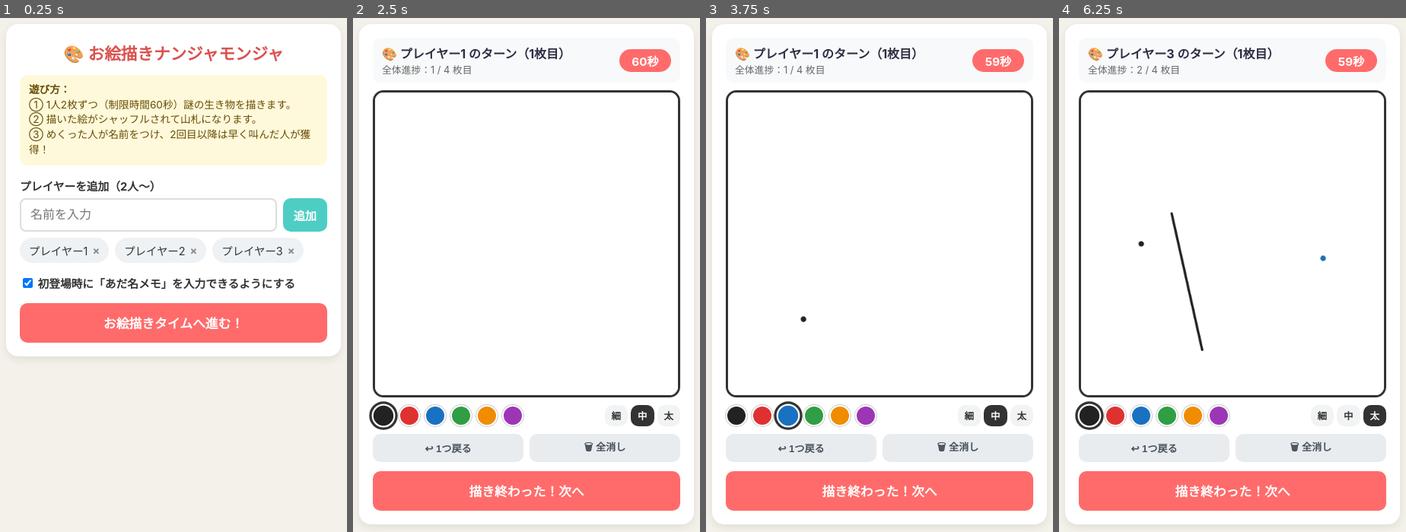
Above: before the commit, frames 1-4 (left to right).
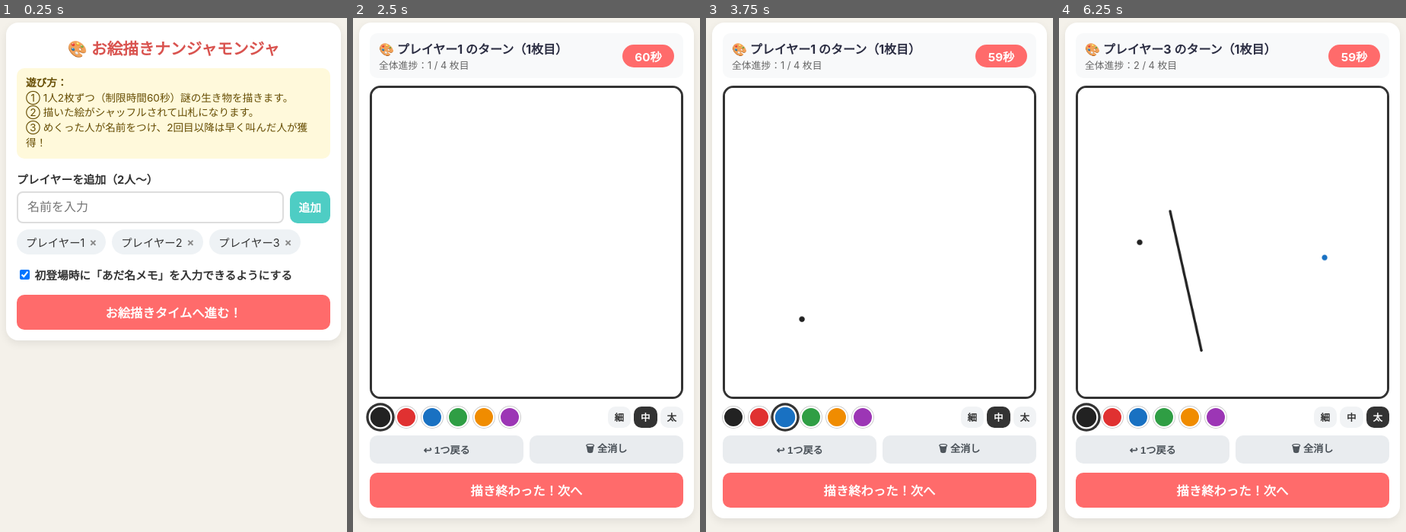
Above: after the commit, the same moments.

Repository: ketsu7/nanjamonja-game
Game: browser game, page index.html
Same seed, same stepped clock (60 frames per second), same inputs: the game is played once before the commit and once after it.
Inputs (mouse positions are in pixels of both pictures, inside the frame that each line leads up to; where the layout moved, square brackets give the same spot in the first picture):
- Up to frame 1 (0.25 s): no input
- Up to frame 2 (2.5 s): click (526, 182) [526, 187] at 0.27 s; click (526, 213) [526, 223] at 1.07 s; click (377, 275) [380, 280] at 1.27 s; click (460, 151) [460, 156] at 1.67 s; click (543, 239) [547, 249] at 1.87 s; press the mouse at (592, 131) [592, 141] at 2.27 s; release the mouse at (526, 115) [526, 120] at 2.4 s; click "お絵描きタイムへ進む！" at 2.47 s
- Up to frame 3 (3.75 s): click (924, 305) at 2.87 s; click "🗑 全消し" at 3.07 s; click (803, 321) at 3.47 s; click (785, 418) [789, 413] at 3.67 s
- Up to frame 4 (6.25 s): press the mouse at (1232, 182) at 4.07 s; release the mouse at (1201, 352) [1201, 346] at 4.2 s; click "描き終わった！次へ" at 4.27 s; click (1326, 259) [1322, 259] at 4.67 s; click (1086, 418) [1090, 413] at 4.87 s; click (1138, 244) [1142, 244] at 5.27 s; click "細" at 5.47 s; press the mouse at (1201, 352) [1201, 346] at 5.87 s; release the mouse at (1170, 213) at 6 s; click "太" at 6.07 s

The runs differ from the first frame. In frame 1, 17% of the frame differs, in the area x 1-99%, y 1-65%; in frame 2, 8.2%; in frame 3, 8.3%; in frame 4, 8.6%.

Commit message:
index.html の更新

Diff:
--- a/index.html
+++ b/index.html
@@ -14,15 +14,15 @@
       background-color: #f4f1ea;
       color: #333;
       margin: 0;
-      padding: 12px;
+      padding: 10px;
       display: flex;
       flex-direction: column;
       align-items: center;
       min-height: 100vh;
     }
     h1 {
-      font-size: 1.35rem;
-      margin: 4px 0 14px;
+      font-size: 1.3rem;
+      margin: 4px 0 12px;
       color: #d9534f;
       text-align: center;
     }
@@ -32,7 +32,7 @@
       max-width: 440px;
       background: #fff;
       border-radius: 16px;
-      padding: 18px;
+      padding: 14px;
       box-shadow: 0 4px 12px rgba(0,0,0,0.08);
     }
     .screen.active {
@@ -63,8 +63,8 @@
     button {
       border: none;
       border-radius: 10px;
-      padding: 11px 14px;
-      font-size: 0.95rem;
+      padding: 10px 12px;
+      font-size: 0.92rem;
       font-weight: bold;
       cursor: pointer;
       transition: transform 0.05s, opacity 0.15s;
@@ -76,8 +76,8 @@
       background-color: #ff6b6b;
       color: #fff;
       width: 100%;
-      font-size: 1.05rem;
-      padding: 14px;
+      font-size: 1.02rem;
+      padding: 11px;
     }
     .btn-secondary {
       background-color: #4ecdc4;
@@ -222,12 +222,12 @@
     .status-bar {
       display: flex;
       justify-content: space-between;
-      font-size: 0.88rem;
+      font-size: 0.85rem;
       font-weight: bold;
       color: #555;
-      margin-bottom: 8px;
+      margin-bottom: 6px;
       background: #f8f9fa;
-      padding: 8px 12px;
+      padding: 6px 10px;
       border-radius: 8px;
     }
     .turn-banner {
@@ -235,22 +235,22 @@
       color: #1864ab;
       font-weight: bold;
       text-align: center;
-      padding: 8px;
+      padding: 6px 8px;
       border-radius: 8px;
-      margin-bottom: 10px;
-      font-size: 0.95rem;
+      margin-bottom: 8px;
+      font-size: 0.9rem;
     }
     .card-area {
       width: 100%;
       aspect-ratio: 1 / 1;
-      max-height: 280px;
+      max-height: 360px;
       border: 4px solid #333;
       border-radius: 18px;
       display: flex;
       flex-direction: column;
       align-items: center;
       justify-content: center;
-      margin: 0 auto 12px;
+      margin: 0 auto 8px;
       position: relative;
       overflow: hidden;
       background-color: #ffffff;
@@ -268,8 +268,8 @@
       cursor: pointer;
     }
     .card-area img {
-      width: 92%;
-      height: 92%;
+      width: 96%;
+      height: 96%;
       object-fit: contain;
     }
     .badge {
@@ -292,37 +292,37 @@
     .name-memo-box {
       display: flex;
       gap: 6px;
-      margin-bottom: 10px;
+      margin-bottom: 8px;
     }
     .score-grid {
       display: grid;
       grid-template-columns: repeat(2, 1fr);
-      gap: 8px;
-      margin-top: 8px;
+      gap: 6px;
+      margin-top: 6px;
     }
     .player-score-btn {
       background: #f1f3f5;
       color: #333;
       border: 2px solid #dee2e6;
-      padding: 9px 8px;
+      padding: 7px 6px;
       display: flex;
       flex-direction: column;
       align-items: center;
-      border-radius: 12px;
+      border-radius: 10px;
     }
     .player-score-btn .p-name {
-      font-size: 0.92rem;
-      margin-bottom: 2px;
+      font-size: 0.88rem;
+      margin-bottom: 1px;
     }
     .player-score-btn .p-pts {
-      font-size: 1.15rem;
+      font-size: 1.05rem;
       color: #d9534f;
     }
     .action-hint {
       text-align: center;
-      font-size: 0.84rem;
+      font-size: 0.8rem;
       color: #666;
-      margin: 6px 0;
+      margin: 4px 0;
     }
 
     /* リザルト画面 */
@@ -472,11 +472,11 @@
       カードをタップして最初の1枚をめくろう！
     </div>
 
-    <button id="next-btn" class="btn-primary" onclick="drawCard()" style="margin-bottom: 10px;">
+    <button id="next-btn" class="btn-primary" onclick="drawCard()" style="margin-bottom: 6px;">
       次のカードをめくる
     </button>
 
-    <div class="action-hint" style="margin-top: 10px; font-weight: bold;">
+    <div class="action-hint" style="margin-top: 6px; font-weight: bold;">
       ▼ 名前を叫んで正解した人をタップ（場の枚数を獲得）
     </div>
     <div class="score-grid" id="score-grid"></div>
